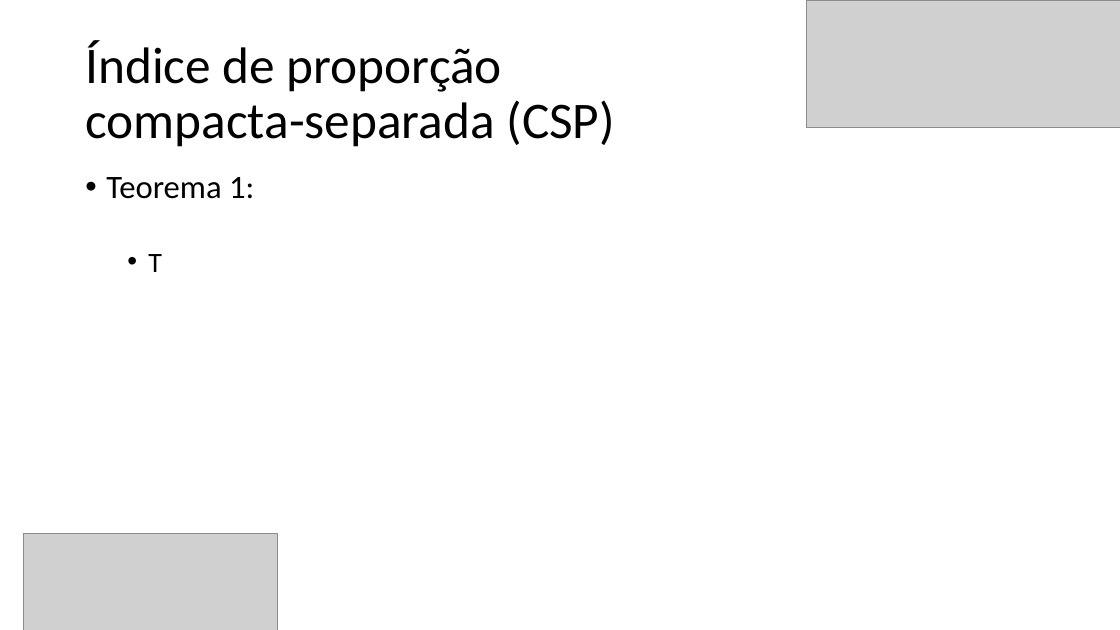
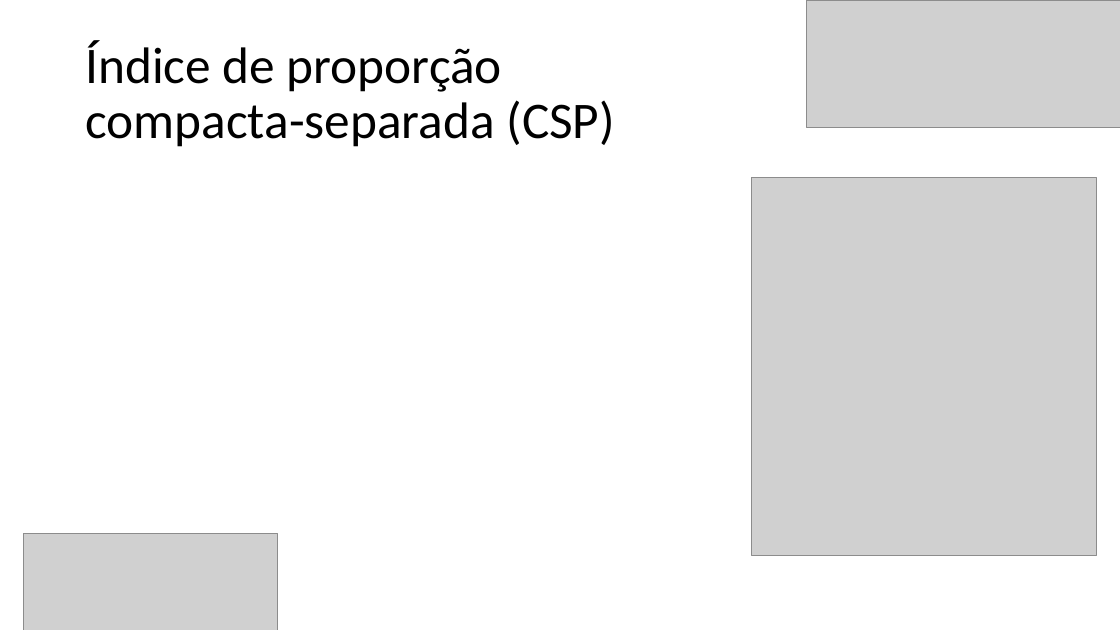
Before and after one commit to Marcio-Salmazo/PRT_Agrupamento, a slide deck: slide 19 of Seminario/optimal clusters - SLIDES.pptx. Drawn at 1120x630 pixels with LibreOffice and Linux fonts; fonts in the diff are those of the drawing; grey boxes stand for pictures. Boxes give left, top, right and bottom in pixels: in the first picture for what was removed or moved away, otherwise in the second. Text is boxed around its words. In the diff, an @@ line names an element or a change of style, - is before the commit and + after.

```diff
--- a/Seminario/optimal clusters - SLIDES.pptx
+++ b/Seminario/optimal clusters - SLIDES.pptx
@@ text removed at [106,177,254,272] @@
-• Teorema 1:
-  • T
@@ picture added at [752,177,1096,555] @@
```
Also in this commit, not shown: 5 slides added.
